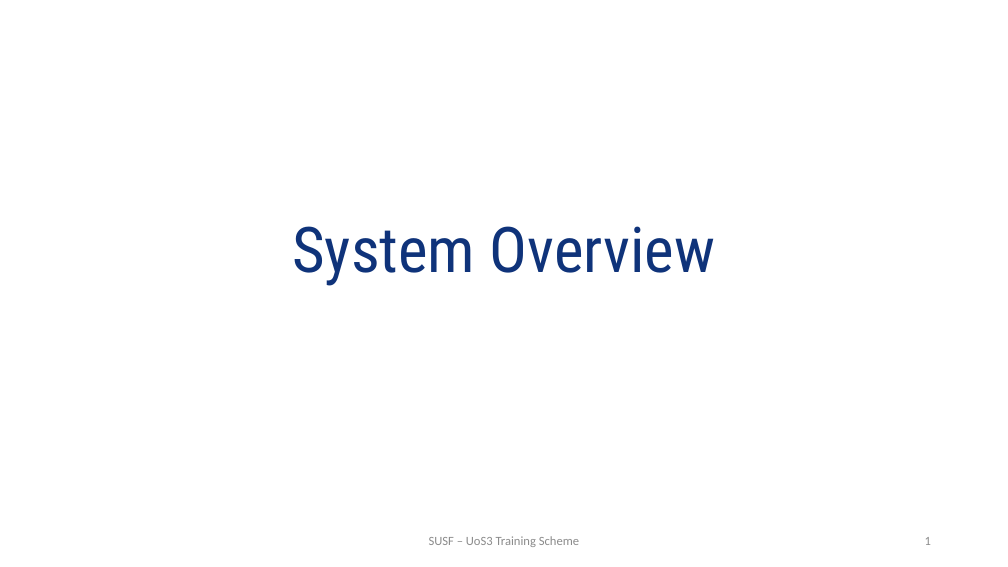
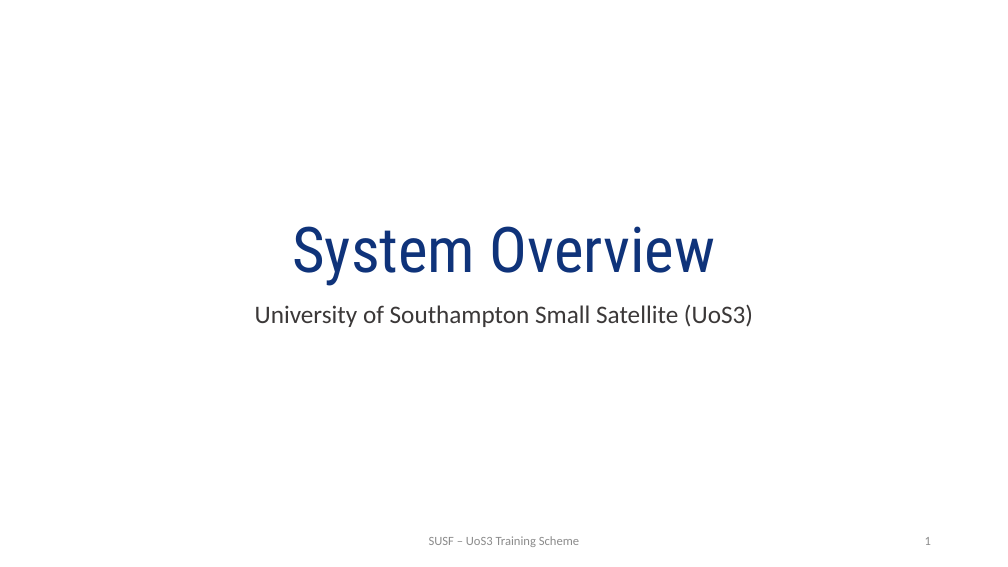
Before and after one commit to uos3/training-scheme, a slide deck: slide 1 of platform/UTS_SystemOverview.pptx. Drawn at 1008x567 pixels with LibreOffice and Linux fonts; fonts in the diff are those of the drawing; background and template pictures are left out. Boxes give left, top, right and bottom in pixels: in the first picture for what was removed or moved away, otherwise in the second. Text is boxed around its words. In the diff, an @@ line names an element or a change of style, - is before the commit and + after.

Commit message:
Added system overview slides

```diff
--- a/platform/UTS_SystemOverview.pptx
+++ b/platform/UTS_SystemOverview.pptx
@@ subtitle added at [255, 304, 753, 327], 24 pt, text #3B3838 @@
+University of Southampton Small Satellite (UoS3)
```
Also in this commit, not shown: 6 slides added.
